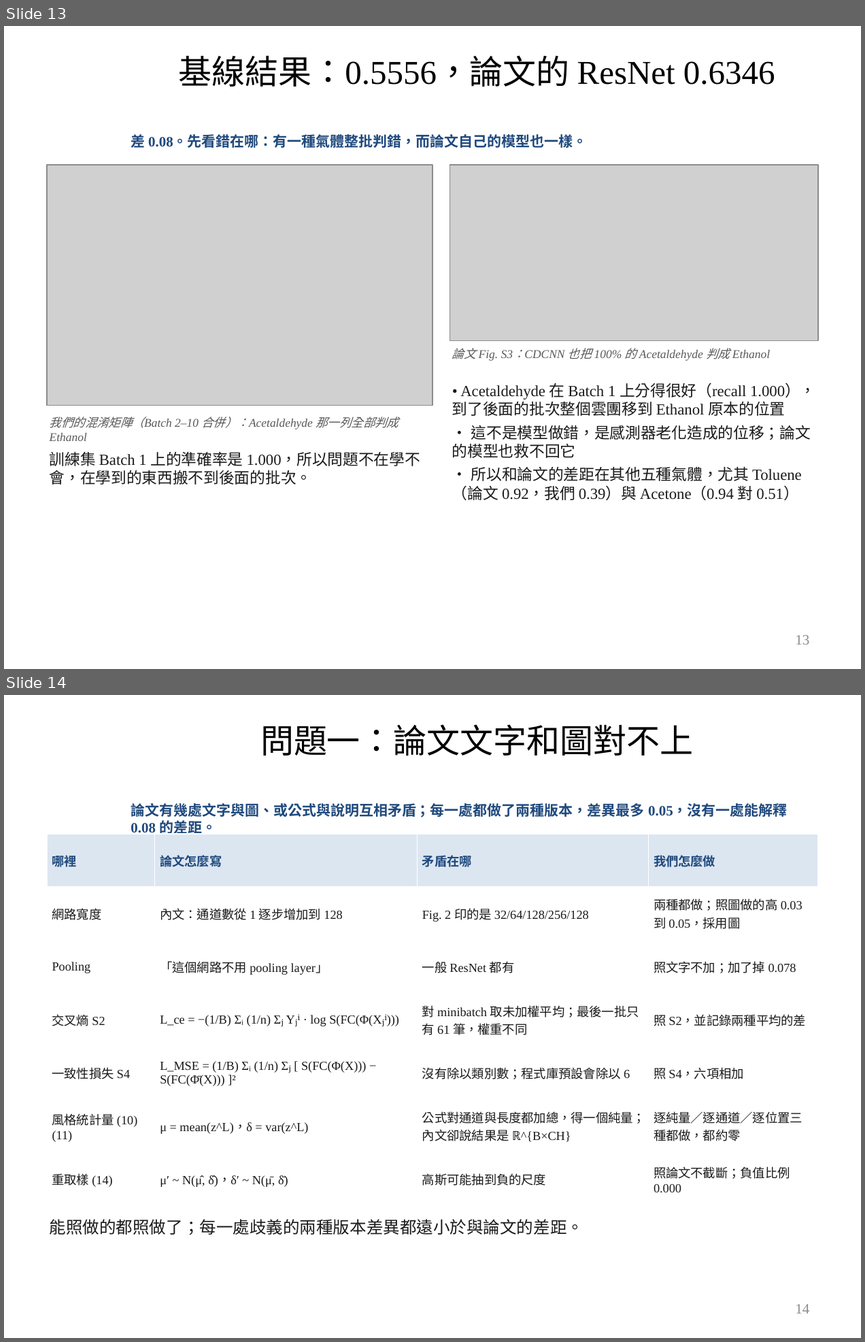
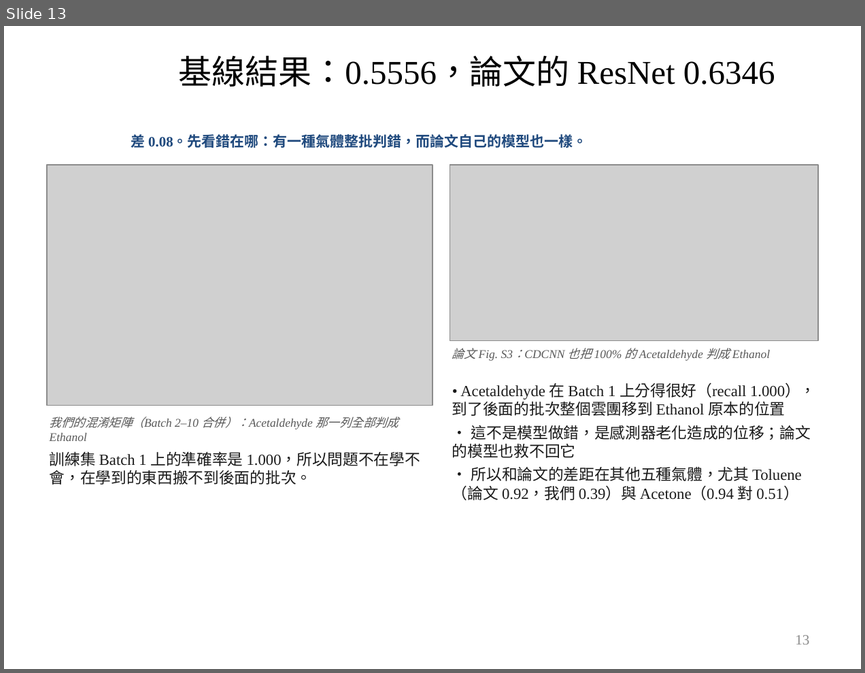
Before and after one commit to wintera1233/cdcnn, a slide deck: reports/09-22-merged.pptx. Shown one above the other, each under a label of ours: slides 13 and 14 before the commit, slide 13 after it. The pictures are 865x1342 and 865x673 pixels, drawn with LibreOffice and Linux fonts; fonts in the diff are those of the drawing; grey boxes stand for pictures; background and template pictures are left out. Boxes give left, top, right and bottom in pixels: in the first picture for what was removed or moved away, otherwise in the second. Text is boxed around its words. In the diff, an @@ line names an element or a change of style, - is before the commit and + after.

```diff
--- a/reports/09-22-merged.pptx
+++ b/reports/09-22-merged.pptx
@@ slide 14 removed at <box>4,695,861,1338</box>, background picture (left out) @@
@@ title removed at <box>260,724,693,756</box> @@
-問題一：論文文字和圖對不上
@@ text removed at <box>130,803,787,833</box> @@
-論文有幾處文字與圖、或公式與說明互相矛盾；每一處都做了兩種版本，差異最多 0.05，沒有一處能解釋 0.08 的差距。
@@ table removed at <box>47,834,818,1206</box>, 7 rows, 4 columns @@
-哪裡 | 論文怎麼寫 | 矛盾在哪 | 我們怎麼做
-網路寬度 | 內文：通道數從 1 逐步增加到 128 | Fig. 2 印的是 32/64/128/256/128 | 兩種都做；照圖做的高 0.03 到 0.05，採用圖
-Pooling | 「這個網路不用 pooling layer」 | 一般 ResNet 都有 | 照文字不加；加了掉 0.078
-交叉熵 S2 | L_ce = −(1/B) Σᵢ (1/n) Σⱼ Yⱼⁱ · log S(FC(Φ(Xⱼⁱ))) | 對 minibatch 取未加權平均；最後一批只有 61 筆，權重不同 | 照 S2，並記錄兩種平均的差
-一致性損失 S4 | L_MSE = (1/B) Σᵢ (1/n) Σⱼ [ S(FC(Φ(X))) − S(FC(Φ̄(X))) ]² | 沒有除以類別數；程式庫預設會除以 6 | 照 S4，六項相加
-風格統計量 (10)(11) | μ = mean(z^L)，δ = var(z^L) | 公式對通道與長度都加總，得一個純量；內文卻說結果是 ℝ^{B×CH} | 逐純量／逐通道／逐位置三種都做，都約零
-重取樣 (14) | μ′ ~ N(μ̂, δ̂)，δ′ ~ N(μ̄, δ̄) | 高斯可能抽到負的尺度 | 照論文不截斷；負值比例 0.000
@@ text removed at <box>50,1219,583,1235</box> @@
-能照做的都照做了；每一處歧義的兩種版本差異都遠小於與論文的差距。
@@ page number removed at <box>795,1304,809,1313</box> @@
-14
```
Also in this commit, not shown: 1 slide changed, 1 other file.
